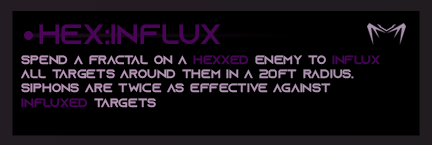
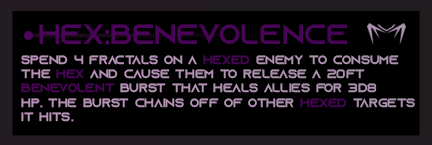
Two versions of the same layered image (432x145). Layer-by-layer changes:
painted on "Mod Name" over [115,24,347,44]
painted on "Description" over [21,55,415,122]